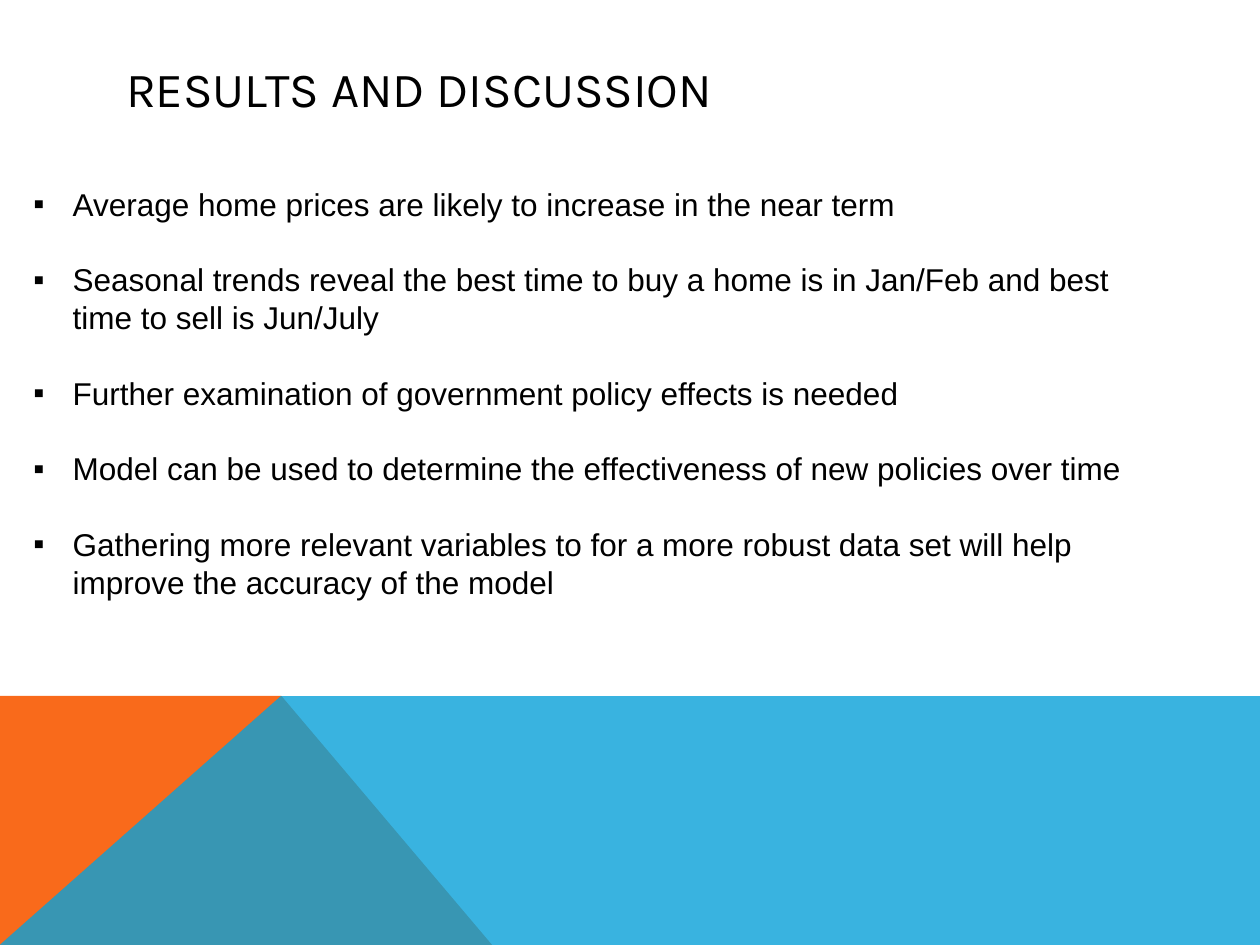
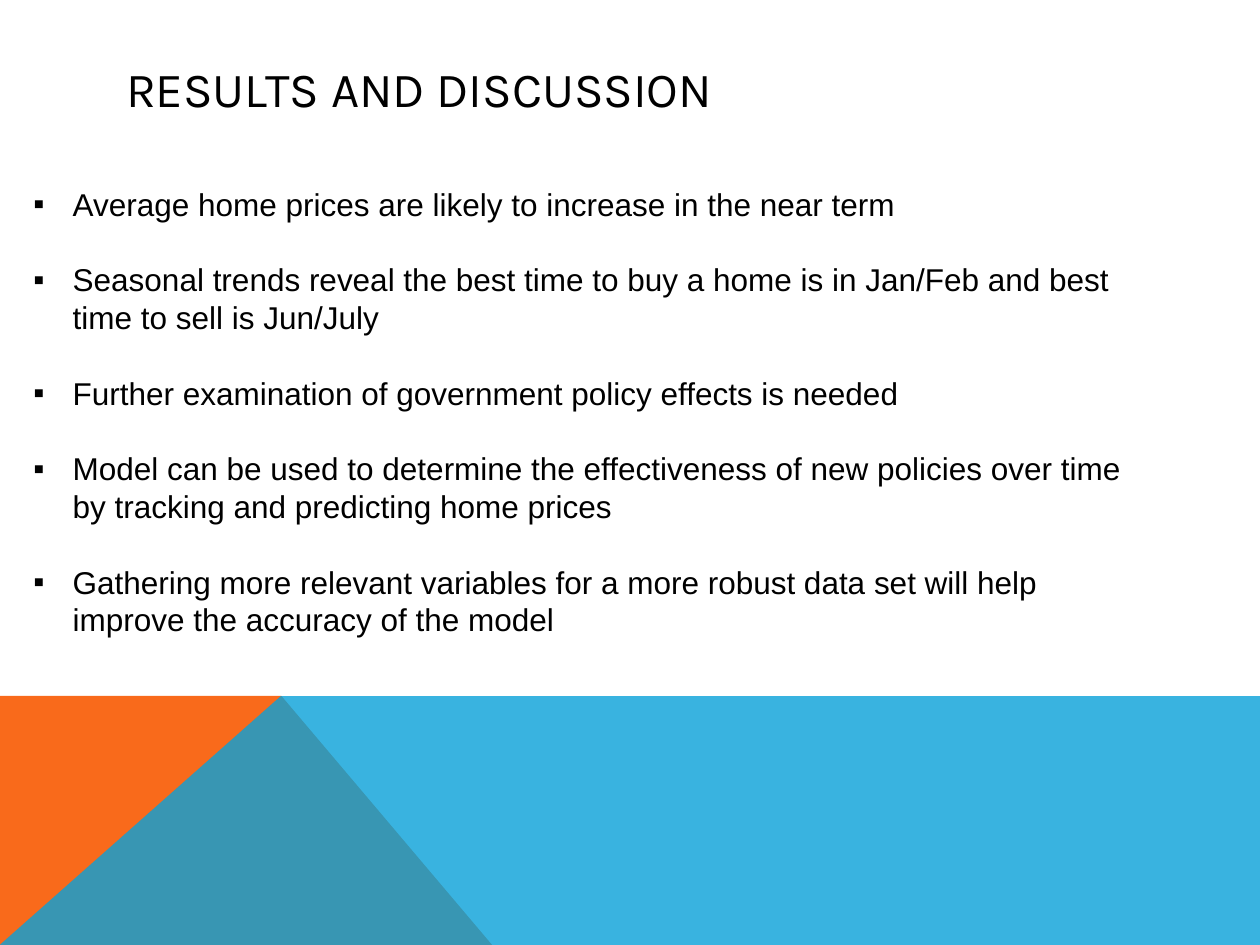
Before and after one commit to aarondlopez/Home-Price-Prediction, a slide deck: slide 9 of Capstone Project/Presentation.pptx. Drawn at 1260x945 pixels with LibreOffice and Linux fonts; fonts in the diff are those of the drawing. Boxes give left, top, right and bottom in pixels: in the first picture for what was removed or moved away, otherwise in the second. Text is boxed around its words. In the diff, an @@ line names an element or a change of style, - is before the commit and + after.

```diff
--- a/Capstone Project/Presentation.pptx
+++ b/Capstone Project/Presentation.pptx
@@ text at [73,457,1121,637]: text changed @@
-▪ Model can be used to determine the effectiveness of new policies over time
-▪ Gathering more relevant variables to for a more robust data set will help improve the accuracy of the model
+▪ Model can be used to determine the effectiveness of new policies over time by tracking and predicting home prices
+▪ Gathering more relevant variables for a more robust data set will help improve the accuracy of the model
```
Also in this commit, not shown: 1 other slide changed, 2 other files.
